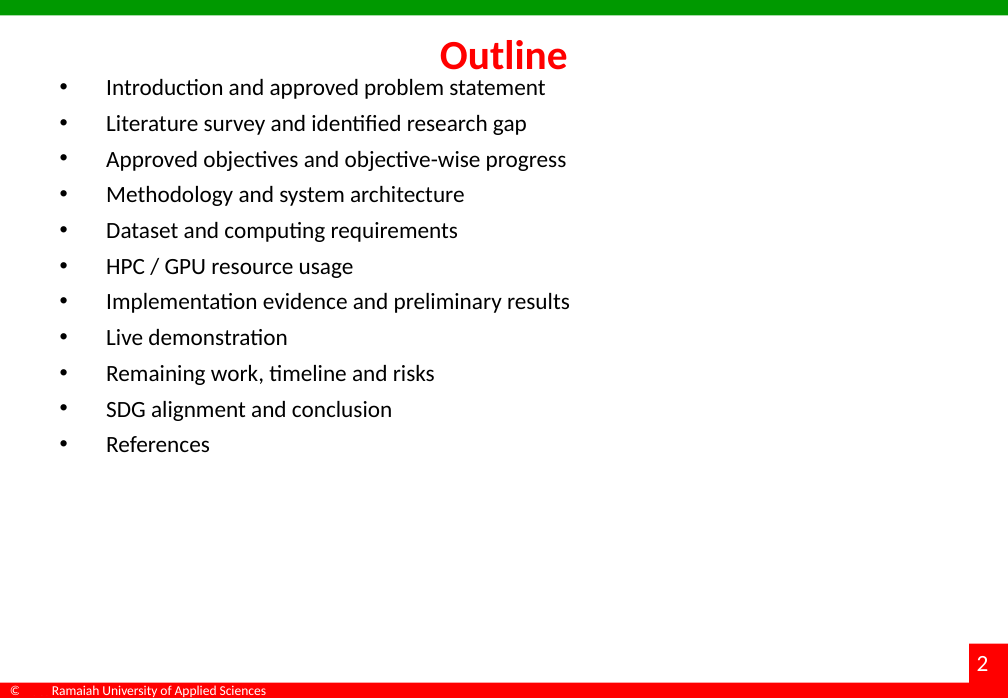
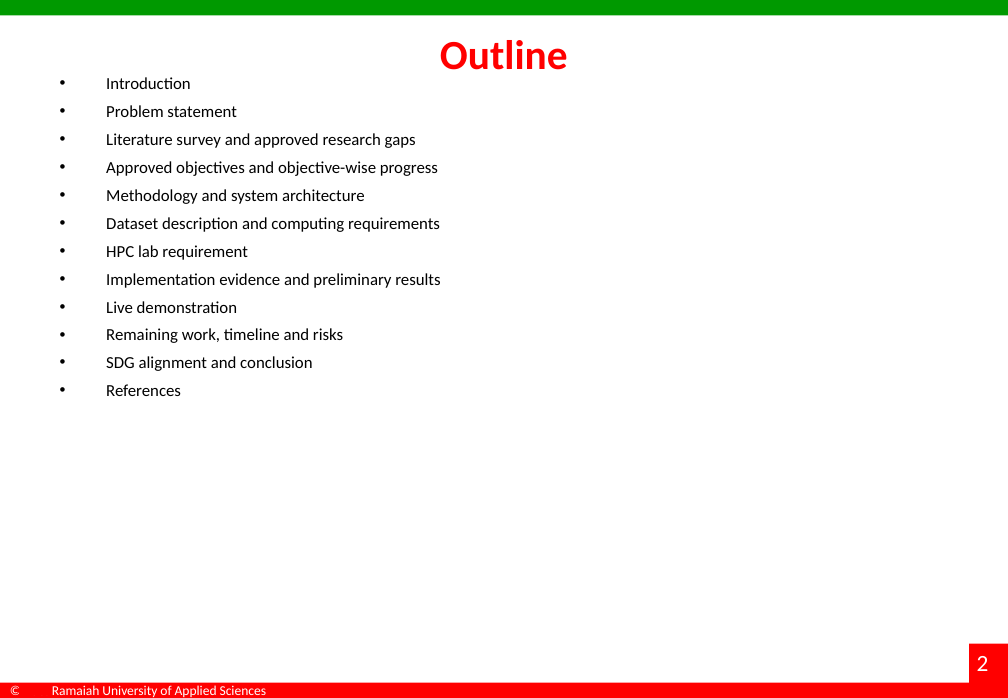
Before and after one commit to dakshadev/7th-sem, a slide deck: slide 2 of docs/Interim_Project_Presentation_7th-sem.pptx. Drawn at 1008x698 pixels with LibreOffice and Linux fonts; fonts in the diff are those of the drawing; background and template pictures are left out. Boxes give left, top, right and bottom in pixels: in the first picture for what was removed or moved away, otherwise in the second. Text is boxed around its words. In the diff, an @@ line names an element or a change of style, - is before the commit and + after.

Commit message:
docs(deck): restructure the interim deck to the mentor's slide-by-slide instructions
Mentor asked for: introduction on one slide, problem statement on its own slide, literature survey
as in the previous review, approved research gaps on one slide, objectives written out in full, and
dataset/computing requirements under explicit sub-headings.

- Introduction and problem statement are now separate slides (3 and 4); the old combined slide is gone
- Literature survey restored to the three approved tables from the pre-project review, 15 references
- Research gaps G1-G5 on one slide, each labelled and separated
- Approved objectives reproduced in full, then a separate progress table against evidence
- Dataset and computing requirements carry real sub-headings (bullet-free, 15.5pt, navy) and the
  body was lifted to the top of the slide
- References rebuilt to 21 entries in two columns, so the numbering matches the literature tables
- Objective 3's row now records that SIGReg was conditional and not run, with VICReg and Barlow
  implemented instead - the deck should not imply work that did not happen

15 -> 20 slides. Slide numbers are layout fields, so they renumber themselves. Template master,
layouts, fonts, colours and footer untouched; every new slide is a clone of an existing one.

```diff
--- a/docs/Interim_Project_Presentation_7th-sem.pptx
+++ b/docs/Interim_Project_Presentation_7th-sem.pptx
@@ text at [106, 77, 416, 148]: text changed; size 18 to 13 pt @@
-• Introduction and approved problem statement
-• Literature survey and identified research gap
+• Introduction
+• Problem statement
+• Literature survey and approved research gaps
@@ text at [106, 161, 440, 396]: size 18 to 13 pt in "Approved objectives and objective-wise progress", "Methodology and system architecture", "Implementation evidence and preliminary results", "Live demonstration" and 3 more places @@
@@ text at [106, 217, 440, 260]: text changed; size 18 to 13 pt @@
-• Dataset and computing requirements
-• HPC / GPU resource usage
+• Dataset description and computing requirements
+• HPC lab requirement
```
Also in this commit, not shown: 4 other slides changed, 6 slides added, 1 slide removed, 2 other files.
